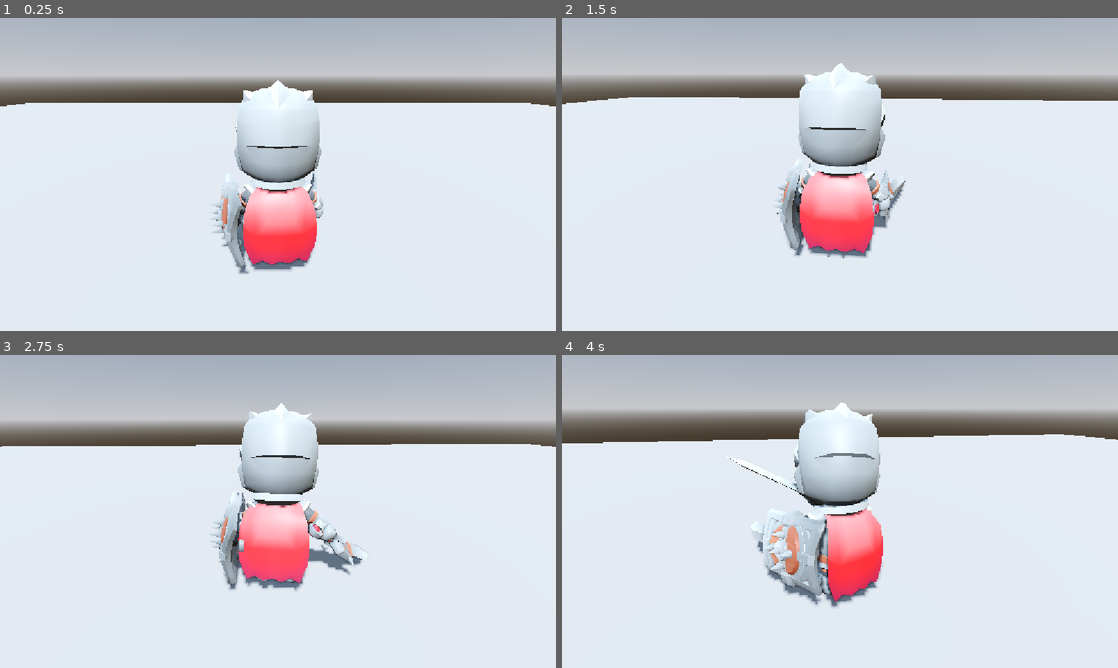
Above: before the commit, frames 1-4 (two rows, left to right).
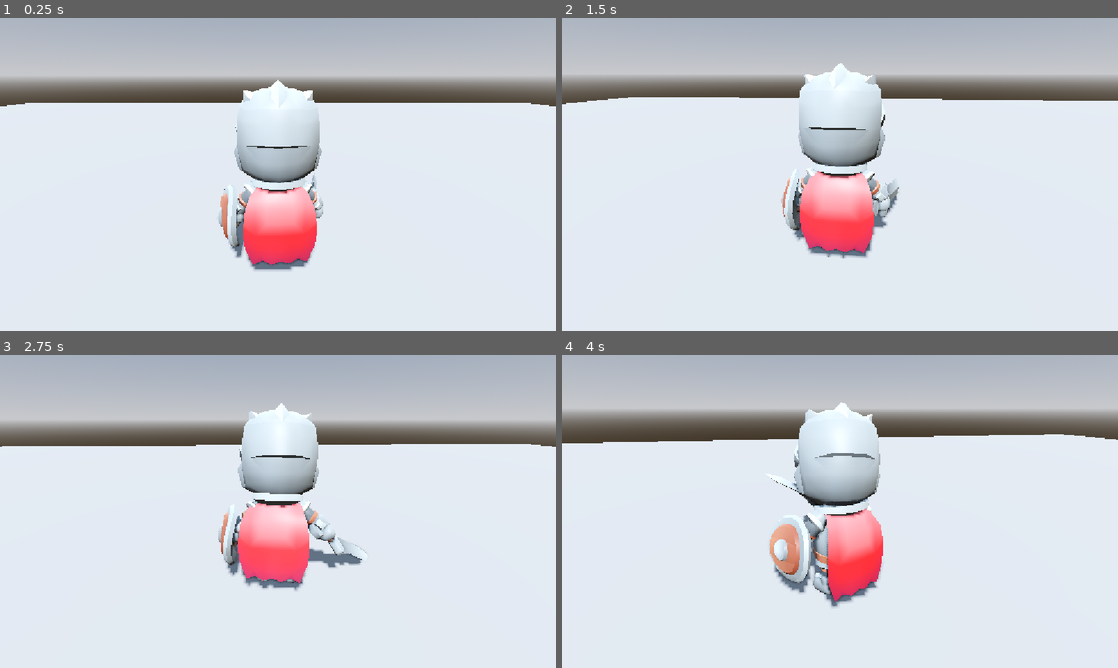
Above: after the commit, the same moments.

Repository: domaki7/domucki
Game: Godot game, scene res://levels/test/test_arena.tscn
Same seed, same stepped clock (60 frames per second), same inputs: the game is played once before the commit and once after it.
Inputs (mouse positions are in pixels of both pictures, inside the frame that each line leads up to):
- Up to frame 1 (0.25 s): no input
- Up to frame 2 (1.5 s): move the mouse to (867, 174) at 0.52 s; hold W (move_forward) from 0.53 s (still down); click (867, 174) at 0.6 s; move the mouse to (812, 174) at 1.27 s; click (812, 174) at 1.35 s
- Up to frame 3 (2.75 s): keep holding W (move_forward); move the mouse to (289, 505) at 2.02 s; click (289, 505) at 2.1 s
- Up to frame 4 (4 s): keep holding W (move_forward); move the mouse to (834, 517) at 2.77 s; click (834, 517) at 2.85 s; move the mouse to (878, 514) at 3.52 s; click (878, 514) at 3.6 s

The runs differ from the first frame. In frame 1, 0.7% of the frame differs, in the area x 38-57%, y 48-82%; in frame 2, 0.8%; in frame 3, 1.0%; in frame 4, 1.6%, in the area x 29-48%, y 32-81%.

Commit message:
fixed extra sword in shield hand

Diff:
--- a/src/entities/player/player.gd
+++ b/src/entities/player/player.gd
@@ -17,6 +17,7 @@
 	GameManager.register_player(self)
 	health_component.died.connect(_on_health_component_died)
 	_start_state_machine.call_deferred()
+	_setup_equipment()
 
 func _start_state_machine() -> void:
 	state_machine.transition_to(&"IdleState")
@@ -26,3 +27,19 @@
 
 func _on_health_component_died() -> void:
 	pass
+
+func _setup_equipment() -> void:
+	var skeleton: Skeleton3D = $KnightModel/Rig/Skeleton3D
+	var left_slot: BoneAttachment3D = skeleton.get_node("handslot_l") as BoneAttachment3D
+	var right_slot: BoneAttachment3D = skeleton.get_node("handslot_r") as BoneAttachment3D
+
+	# Hide offhand sword from left hand
+	(left_slot.get_node("1H_Sword_Offhand") as MeshInstance3D).visible = false
+
+	# Keep only Round_Shield, hide other shield variants
+	(left_slot.get_node("Badge_Shield") as MeshInstance3D).visible = false
+	(left_slot.get_node("Rectangle_Shield") as MeshInstance3D).visible = false
+	(left_slot.get_node("Spike_Shield") as MeshInstance3D).visible = false
+
+	# Keep only 1H_Sword, hide 2H variant
+	(right_slot.get_node("2H_Sword") as MeshInstance3D).visible = false
Not shown, changed: CLAUDE.md
